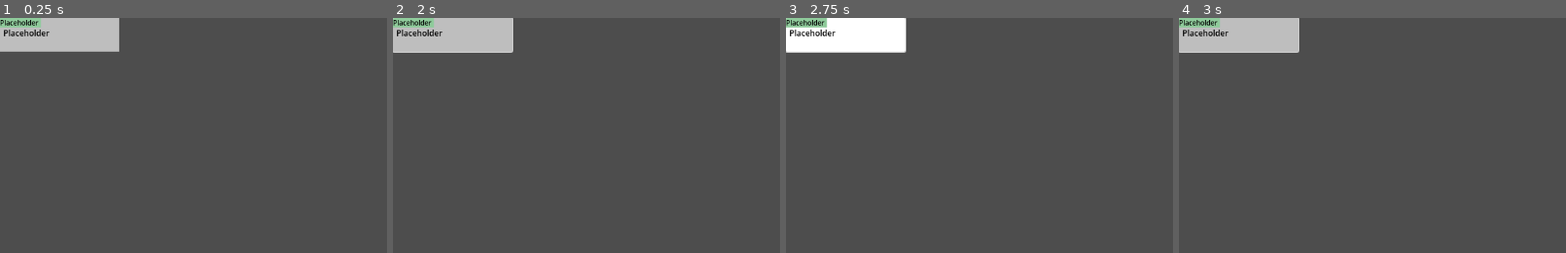
Above: before the commit, frames 1-4 (left to right).
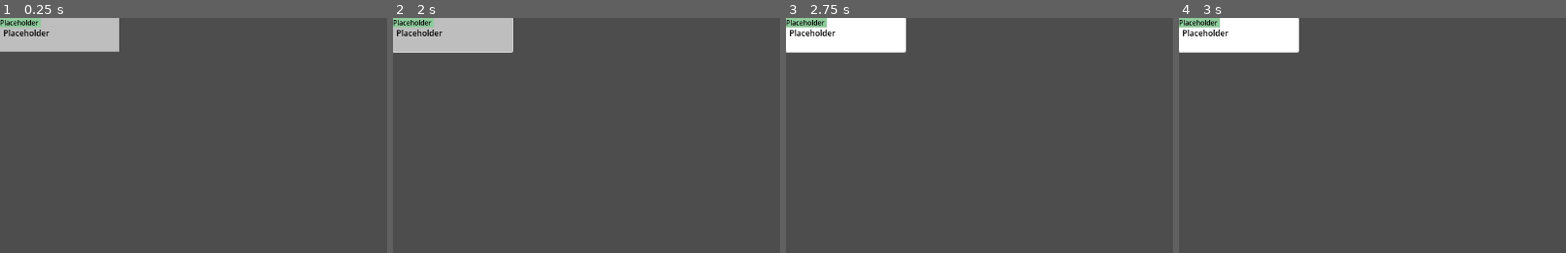
Above: after the commit, the same moments.

Repository: FlorianKloeckner/uzl-better-planner
Game: Godot game, scene res://scenes/ClassWidget.tscn
Two runs of this game, one before a commit and one after it. Both use one fixed random seed, a clock stepped at 60 frames per second and the inputs below. This scene is started directly instead of the project's main scene.
Inputs (mouse positions are % of the whole screen's width and height, from its top left):
- Up to frame 1 (0.25 s): no input
- Up to frame 2 (2 s): click (8, 4) at 0.5 s; click (8, 4) at 1.25 s
- Up to frame 3 (2.75 s): click (8, 4) at 2 s
- Up to frame 4 (3 s): tap Enter at 2.75 s; move the mouse to (72, 45) at 2.77 s; click (72, 45) at 2.92 s
The pictures show only the part of the screen within x 0-50%, y 0-50%; the shares and areas given below are measured in that part.

Frames 1-3 are identical in both runs. In frame 4, 3.9% of the frame differs, in the area x 0-31%, y 0-15%.
Error before the commit: Cannot call method 'get_parent' on a null value. (res://scripts/class_widget.gd:28)
Error after the commit: Cannot call method 'get_parent' on a null value. (res://scripts/class_widget.gd:112)

Commit message:
Add editing times

Diff:
--- a/scenes/ClassWidget.tscn
+++ b/scenes/ClassWidget.tscn
@@ -60,8 +60,109 @@
 anchors_preset = -1
 anchor_right = 1.0
 anchor_bottom = 1.0
+button_mask = 3
 flat = true
+
+[node name="ConfirmationDialog" type="ConfirmationDialog" parent="."]
+title = "Change Time"
+position = Vector2i(0, 36)
+size = Vector2i(291, 100)
+
+[node name="HBoxContainer" type="HBoxContainer" parent="ConfirmationDialog"]
+anchors_preset = -1
+anchor_right = 0.92
+offset_left = 8.0
+offset_top = 8.0
+offset_right = 15.28
+offset_bottom = 51.0
+alignment = 1
+
+[node name="HoursStart" type="OptionButton" parent="ConfirmationDialog/HBoxContainer"]
+layout_mode = 2
+item_count = 10
+popup/item_0/text = "08"
+popup/item_0/id = 8
+popup/item_1/text = "09"
+popup/item_1/id = 9
+popup/item_2/text = "10"
+popup/item_2/id = 10
+popup/item_3/text = "11"
+popup/item_3/id = 11
+popup/item_4/text = "12"
+popup/item_4/id = 12
+popup/item_5/text = "13"
+popup/item_5/id = 13
+popup/item_6/text = "14"
+popup/item_6/id = 14
+popup/item_7/text = "15"
+popup/item_7/id = 15
+popup/item_8/text = "16"
+popup/item_8/id = 16
+popup/item_9/text = "17"
+popup/item_9/id = 17
+
+[node name="Label" type="Label" parent="ConfirmationDialog/HBoxContainer"]
+layout_mode = 2
+text = ":"
+
+[node name="MinutesStart" type="OptionButton" parent="ConfirmationDialog/HBoxContainer"]
+layout_mode = 2
+item_count = 4
+popup/item_0/text = "00"
+popup/item_0/id = 0
+popup/item_1/text = "15"
+popup/item_1/id = 15
+popup/item_2/text = "30"
+popup/item_2/id = 30
+popup/item_3/text = "45"
+popup/item_3/id = 45
+
+[node name="Label3" type="Label" parent="ConfirmationDialog/HBoxContainer"]
+layout_mode = 2
+text = " - "
+
+[node name="HoursEnd" type="OptionButton" parent="ConfirmationDialog/HBoxContainer"]
+layout_mode = 2
+item_count = 10
+popup/item_0/text = "08"
+popup/item_0/id = 8
+popup/item_1/text = "09"
+popup/item_1/id = 9
+popup/item_2/text = "10"
+popup/item_2/id = 10
+popup/item_3/text = "11"
+popup/item_3/id = 11
+popup/item_4/text = "12"
+popup/item_4/id = 12
+popup/item_5/text = "13"
+popup/item_5/id = 13
+popup/item_6/text = "14"
+popup/item_6/id = 14
+popup/item_7/text = "15"
+popup/item_7/id = 15
+popup/item_8/text = "16"
+popup/item_8/id = 16
+popup/item_9/text = "17"
+popup/item_9/id = 17
+
+[node name="Label2" type="Label" parent="ConfirmationDialog/HBoxContainer"]
+layout_mode = 2
+text = ":"
+
+[node name="MinutesEnd" type="OptionButton" parent="ConfirmationDialog/HBoxContainer"]
+layout_mode = 2
+item_count = 4
+popup/item_0/text = "00"
+popup/item_0/id = 0
+popup/item_1/text = "15"
+popup/item_1/id = 15
+popup/item_2/text = "30"
+popup/item_2/id = 30
+popup/item_3/text = "45"
+popup/item_3/id = 45
 
 [connection signal="mouse_entered" from="." to="." method="_on_mouse_entered"]
 [connection signal="mouse_exited" from="." to="." method="_on_mouse_exited"]
+[connection signal="gui_input" from="Button" to="." method="_on_button_gui_input"]
 [connection signal="pressed" from="Button" to="." method="_on_button_pressed"]
+[connection signal="confirmed" from="ConfirmationDialog" to="." method="_on_confirmation_dialog_confirmed"]
--- a/scripts/class_widget.gd
+++ b/scripts/class_widget.gd
@@ -1,10 +1,12 @@
 extends Control
 
 signal changed
+signal updated
 
 const SPACE_NODE = preload("res://scenes/space_node.tscn")
 const CLASS_WIDGET = preload("res://scenes/ClassWidget.tscn")
 
+var linked_lecture
 
 var active: bool = false
 
@@ -13,6 +15,13 @@
 var length: int
 var day: int
 var lecture_name: String = "Placeholder"
+var is_widget = false
+
+var hours_start
+var minutes_start
+var hours_end
+var minutes_end
+
 
 var conflict: bool = false
 # Called when the node enters the scene tree for the first time.
@@ -22,10 +31,10 @@
 	else:
 		$ColorRect.color = Color.PALE_VIOLET_RED
 	#this too shall
-	pass
-func _on_button_pressed() -> void:
-	toggle_active()
-	get_parent().get_parent().get_parent().set_board()
+
+
+func set_is_widget(b: bool):
+	is_widget = b
 
 func set_conflict():
 	conflict = true
@@ -56,6 +65,26 @@
 	else:
 		start_time_formatted = str(s/60+8)+":"+str(s%60)
 	$Time.text = start_time_formatted + " - " + end_time_formatted
+	set_options_buttons_time(start_time_formatted, end_time_formatted)
+
+func set_options_buttons_time(s,e):
+	hours_start = $ConfirmationDialog/HBoxContainer/HoursStart
+	minutes_start =$ConfirmationDialog/HBoxContainer/MinutesStart
+	hours_end = $ConfirmationDialog/HBoxContainer/HoursEnd
+	minutes_end = $ConfirmationDialog/HBoxContainer/MinutesEnd
+
+
+
+	var h_start = s.split(":")[0]
+	var m_start = s.split(":")[1]
+	var h_end = e.split(":")[0]
+	var m_end = e.split(":")[1]
+	hours_start.select(hours_start.get_item_index(int(h_start)))
+	minutes_start.select(minutes_start.get_item_index(int(m_start)))
+	hours_end.select(hours_end.get_item_index(int(h_end)))
+	minutes_end.select(minutes_end.get_item_index(int(m_end)))
+
+
 
 func toggle_active():
 	changed.emit()
@@ -65,3 +94,32 @@
 	else:
 		active = true
 		$ColorRect.color = Color.WHITE
+
+func convert_pretty_time_to_time(time: String):
+	var result:int = int(time.split(":")[0])*60
+	print(time + "time")
+	result += int(time.split(":")[1])
+	result -= 480
+	print(result)
+	return result
+
+
+func _on_button_gui_input(event: InputEvent) -> void:
+	if event is InputEventMouseButton and event.pressed:
+		if event.button_index == MOUSE_BUTTON_LEFT:
+			if not is_widget:
+				toggle_active()
+				get_parent().get_parent().get_parent().set_board()
+		elif event.button_index == MOUSE_BUTTON_RIGHT:
+			print("show context menu here")
+			$ConfirmationDialog.visible = true
+			$ConfirmationDialog.position = event.global_position
+
+
+func _on_confirmation_dialog_confirmed() -> void:
+	var start = str(hours_start.get_item_text(hours_start.selected)) + ":" + minutes_start.get_item_text(minutes_start.selected)
+	var end = str(hours_end.get_item_text(hours_end.selected)) + ":" + minutes_end.get_item_text(minutes_start.selected)
+	start = convert_pretty_time_to_time(start)
+	end = convert_pretty_time_to_time(end)
+	linked_lecture.set_times(start, end)
+	updated.emit()
--- a/scripts/node_2d.gd
+++ b/scripts/node_2d.gd
@@ -10,6 +10,8 @@
 var start_time: String
 var node_name: String
 var end_time: String
+
+
 
 var time_scaler:float = ((650.0-40.0)/600.0 )
 
@@ -62,11 +64,11 @@
 		var instance:Variant = CLASS_WIDGET.instantiate()
 		instance.set_label(l[0])
 
-		instance.set_times(_convert_time(l[1]), _convert_time(l[2]))
 		instance.day = int(l[3][0]) - 1
 		$ScrollContainer/Lecture_list.add_child(instance)
-
+		instance.set_times(_convert_time(l[1]), _convert_time(l[2]))
 		instance.changed.connect(_on_class_widget_changed)
+
 	set_board()
 
 func set_board():
@@ -77,7 +79,6 @@
 		if child.active:
 			lectures.append(child)
 	lectures = sort_lectures(lectures)
-
 
 	for i in range(lectures.size()):
 		var day_list = lectures[i]
@@ -156,8 +157,11 @@
 func add_lecture(day:Variant, lecture:Variant, conflict:bool):
 	var instance = CLASS_WIDGET.instantiate()
 	instance.set_times(lecture.start_time, lecture.end_time)
+	instance.linked_lecture = lecture
 	instance.set_label(lecture.lecture_name)
 	instance.calculate_height()
+	instance.set_is_widget(true)
+	instance.updated.connect(_on_class_widget_updated)
 	if conflict:
 		instance.set_conflict()
 	day.add_child(instance)
@@ -178,6 +182,7 @@
 
 func _convert_time(time: String):
 	var result:int = int(time.split(":")[0])*60
+	print(time)
 	result += int(time.split(":")[1])
 	result -= 480
 	return result
@@ -187,30 +192,38 @@
 
 func parse_xml(file_path: String):
 	var output: Array = []
-	var day: Array = []
+	var day: String
+	var days_and_time: Array = []
 	parser.open(file_path)
 	while parser.read() != ERR_FILE_EOF:
 		if parser.get_node_name() == "Lecture" and parser.get_node_type() == parser.NODE_ELEMENT:
-			node_name = parser.get_node_name()
 			while not (parser.get_node_name() == "Lecture" and parser.get_node_type() == parser.NODE_ELEMENT_END):
+				if parser.get_node_name() == "term" and parser.get_node_type() == parser.NODE_ELEMENT:
+					while not (parser.get_node_name() == "term" and parser.get_node_type() == parser.NODE_ELEMENT_END):
+						parser.read()
+						if parser.get_node_name() == "repeat" and parser.get_node_type() == parser.NODE_ELEMENT:
+							parser.read()
+							if parser.get_node_data().split(" ")[0] == "w1":
+								day = parser.get_node_data().split(" ")[1]
+							if parser.get_node_data().split(" ")[0] == "bd":
+								day = parser.get_node_data().split(" ")[1]
+						if parser.get_node_name() == "starttime" and parser.get_node_type() == parser.NODE_ELEMENT:
+							parser.read()
+							start_time = parser.get_node_data()
+						if parser.get_node_name() == "endtime" and parser.get_node_type() == parser.NODE_ELEMENT:
+							parser.read()
+							end_time = parser.get_node_data()
+					if not [day, start_time, end_time] in days_and_time:
+						days_and_time.append([day, start_time, end_time])
 				parser.read()
 				if parser.get_node_name() == "name" and parser.get_node_type() == parser.NODE_ELEMENT:
 					parser.read()
 					node_name = parser.get_node_data()
-				if parser.get_node_name() == "starttime" and parser.get_node_type() == parser.NODE_ELEMENT:
-					parser.read()
-					start_time = parser.get_node_data()
-				if parser.get_node_name() == "endtime" and parser.get_node_type() == parser.NODE_ELEMENT:
-					parser.read()
-					end_time = parser.get_node_data()
-				if parser.get_node_name() == "repeat" and parser.get_node_type() == parser.NODE_ELEMENT:
-					parser.read()
-					if parser.get_node_data().split(" ")[0] == "w1":
-						day.append(parser.get_node_data().split(" ")[1])
+
 			print("The Lecture: " + node_name + " (" + start_time + " - " + end_time + ")")
-			if not day.is_empty():
-				output.append([node_name, start_time, end_time, day.duplicate()])
-				day.clear()
+			for day_time in days_and_time:
+				output.append([node_name, day_time[1], day_time[2], day_time[0]])
+			days_and_time.clear()
 	return output
 
 
@@ -242,3 +255,7 @@
 
 func _on_class_widget_changed():
 	$"UI Buttons".unsave()
+
+func _on_class_widget_updated():
+	print("called")
+	set_board()
